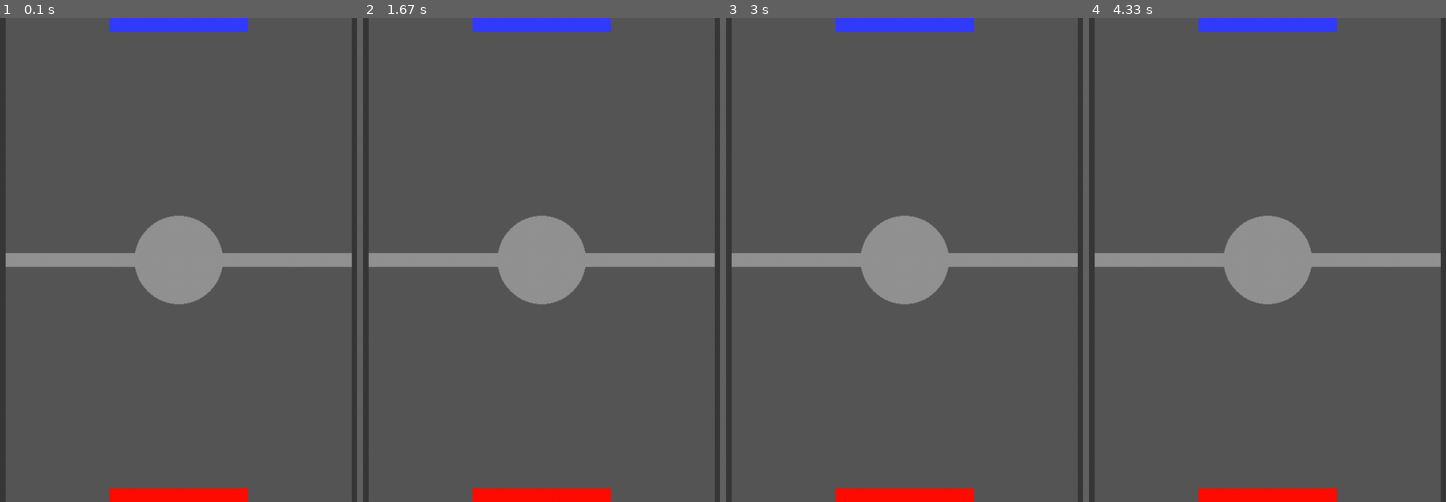
Above: before the commit, frames 1-4 (left to right).
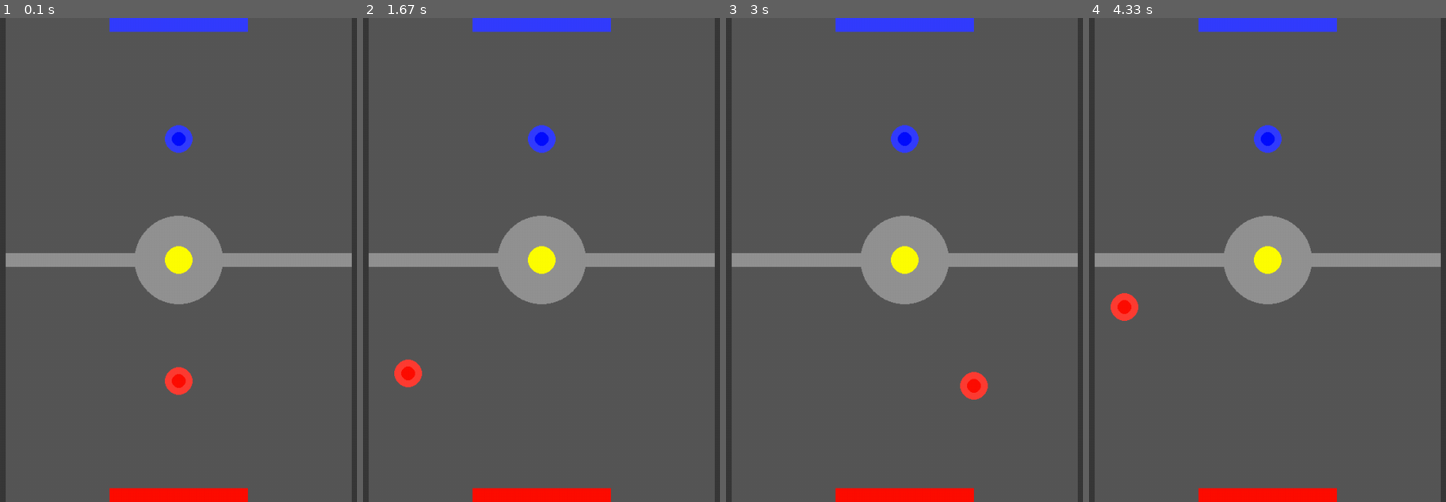
Above: after the commit, the same moments.

Repository: sofi1221/yandex_pygame
Game: pygame game, started from project.py
Two runs of this game, one before a commit and one after it. Both use one fixed random seed, a clock stepped at 60 frames per second and the inputs below.
Inputs (mouse positions are in pixels of both pictures, inside the frame that each line leads up to):
- Up to frame 1 (0.1 s): no input
- Up to frame 2 (1.67 s): click (616, 279) at 0.4 s; click (648, 293) at 0.73 s; click (409, 371) at 1.07 s
- Up to frame 3 (3 s): click (904, 381) at 1.9 s; click (972, 385) at 2.23 s
- Up to frame 4 (4.33 s): click (1267, 381) at 3.07 s; click (1124, 308) at 3.9 s

The runs differ from the first frame. In frame 1, 1.1% of the frame differs, in the area x 46-55%, y 22-78%; in frame 2, 1.1%; in frame 3, 1.1%; in frame 4, 1.1%.

Commit message:
Добавлено взаимодействие функций

Diff:
--- a/project.py
+++ b/project.py
@@ -74,5 +74,27 @@
         if event.type == pygame.KEYDOWN:
             returning()
     draw()
+    if pygame.mouse.get_focused():
+        if pygame.mouse.get_pos()[0] in range(150 + 20, 150 + 500 - 20) and pygame.mouse.get_pos()[1] in \
+                range(350 + 20, 700 - 20):
+            pos = pygame.mouse.get_pos()
+            pygame.mouse.set_visible(False)
+        else:
+            pygame.mouse.set_visible(True)
+    pygame.draw.circle(screen, (255, 61, 51), pos, 20)
+    pygame.draw.circle(screen, (255, 13, 0), pos, 10)
+    pygame.draw.circle(screen, (51, 61, 255), pos_vrag, 20)
+    pygame.draw.circle(screen, (0, 13, 255), pos_vrag, 10)
+    beat()
+    border()
+    gate()
+    pos_shaiba = (pos_shaiba[0] + v_x, pos_shaiba[1] + v_y)
+    if pos_shaiba[0] > pos_vrag[0]:
+        pos_vrag = (pos_vrag[0] + abs(v_x) // 3 * 2, pos_vrag[1])
+    elif pos_shaiba[0] < pos_vrag[0]:
+        pos_vrag = (pos_vrag[0] - abs(v_x) // 3 * 2, pos_vrag[1])
+    # pos_vrag = (pos_vrag[0] + v_x // 3, pos_vrag[1])
+    pygame.draw.circle(screen, (255, 255, 0), pos_shaiba, 20)
+
     pygame.display.flip()
     clock.tick(24)
